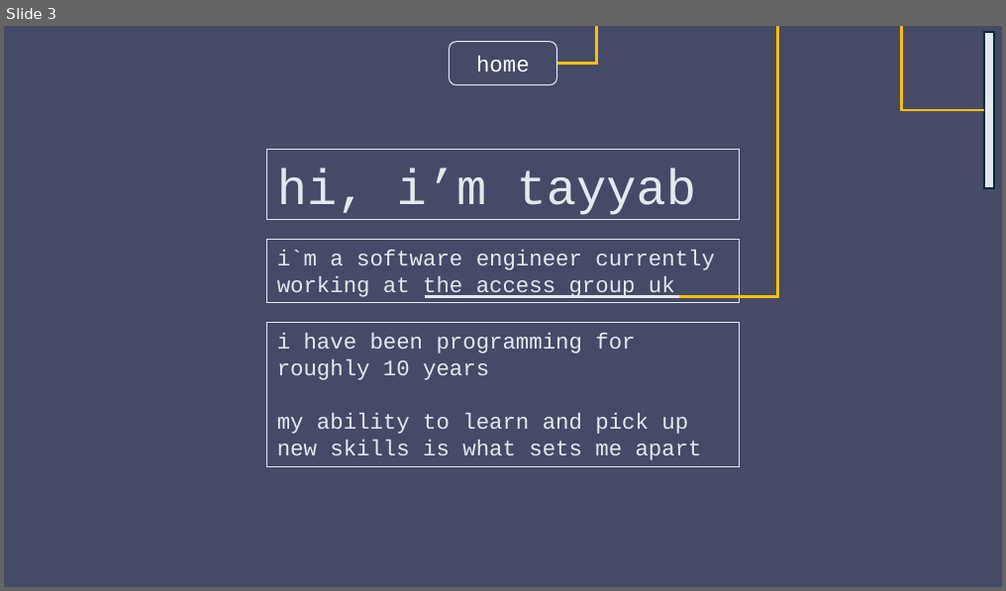
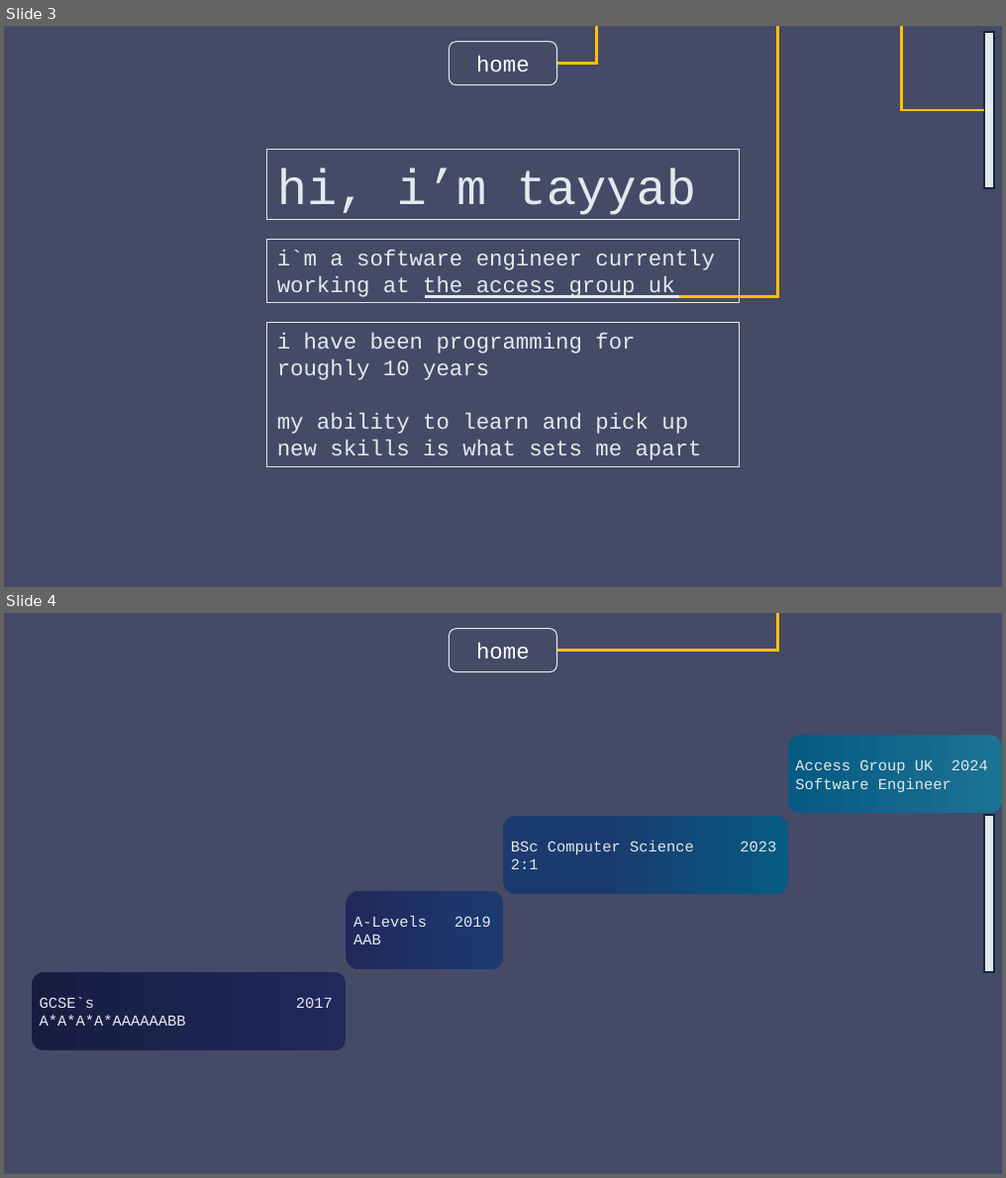
Before and after one commit to tayyab-07/Codecademy-Full-Stack, a slide deck: Portfolio-Project-Personal-Portfolio-Website/Wireframes.pptx. Shown one above the other, each under a label of ours: slide 3 before the commit, slides 3 and 4 after it. The pictures are 1006x591 and 1006x1178 pixels, drawn with LibreOffice and Linux fonts; fonts in the diff are those of the drawing; background and template pictures are left out. Boxes give left, top, right and bottom in pixels: in the first picture for what was removed or moved away, otherwise in the second. Text is boxed around its words. In the diff, an @@ line names an element or a change of style, - is before the commit and + after.

```diff
--- a/Portfolio-Project-Personal-Portfolio-Website/Wireframes.pptx
+++ b/Portfolio-Project-Personal-Portfolio-Website/Wireframes.pptx
@@ slide 4 added at [4, 613, 1002, 1174], background picture (left out) @@
@@ rectangle added at [4, 613, 1002, 1173], fill #171D41 at 80% opacity @@
@@ rounded rectangle added at [450, 628, 556, 671], outline #E3E9ED 0.75 pt, 16 pt, text #FFFFFF @@
+home
@@ elbow arrow added from (556, 650) to (778, 613), #FFC000 2 pt @@
@@ rounded rectangle added at [787, 735, 1002, 814], fill gradient #065A82 to #1C7293, 11 pt, text #E3E9ED @@
+Access Group UK 2024
+Software Engineer
@@ rounded rectangle added at [503, 816, 787, 894], fill gradient #1B3B6F to #065A82, 11 pt, text #E3E9ED @@
+BSc Computer Science 2023
+2:1
@@ rectangle added at [984, 816, 994, 972], fill #E3E9ED, outline #092A39 1.5 pt @@
@@ rounded rectangle added at [347, 891, 503, 970], fill gradient #21295C to #1B3B6F, 11 pt, text #E3E9ED @@
+A-Levels 2019
+AAB
@@ rounded rectangle added at [32, 972, 347, 1052], fill gradient #171D41 to #21295C, 11 pt, text #E3E9ED @@
+GCSE`s 2017
+A*A*A*A*AAAAAABB
```
Also in this commit, not shown: 1 other slide added, 1 other file.
